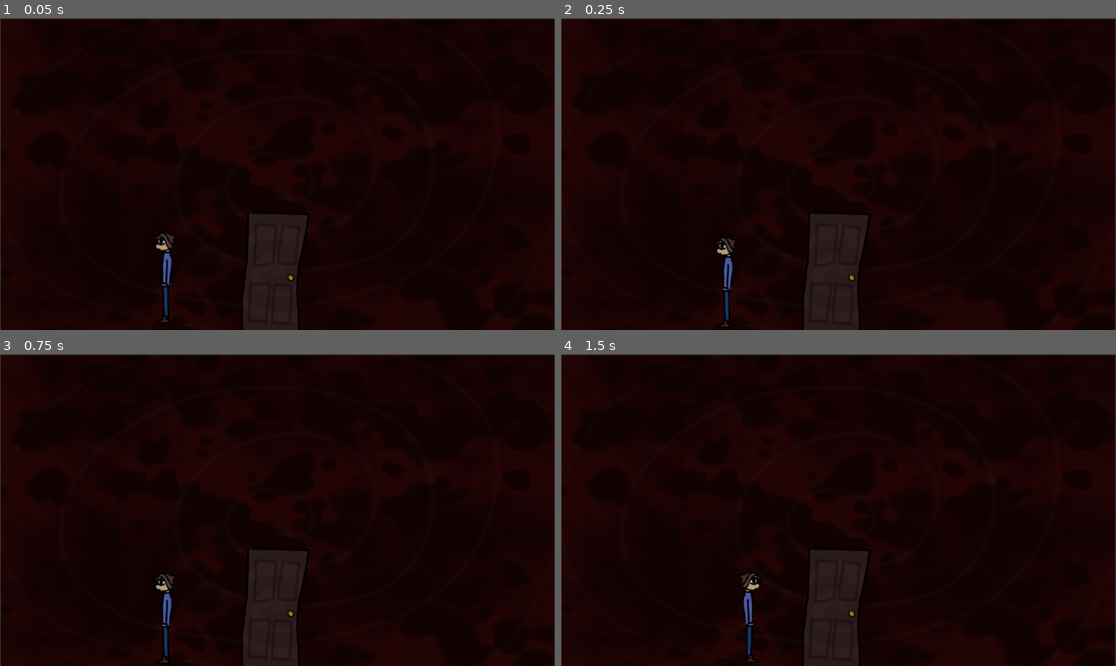
Above: before the commit, frames 1-4 (two rows, left to right).
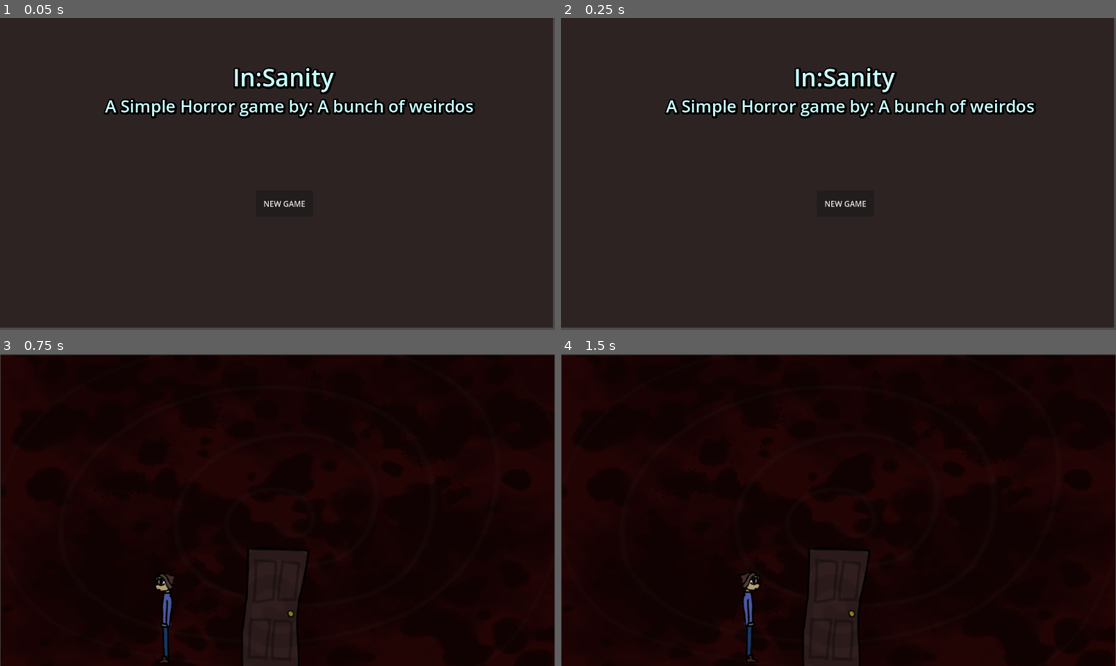
Above: after the commit, the same moments.

Repository: Pyshrub/horror
Game: Godot game, scene res://levels/Start.tscn
Two runs of this game, one before a commit and one after it. Both use one fixed random seed, a clock stepped at 60 frames per second and the inputs below. Before the commit the project starts from res://levels/level_1.tscn.
Inputs (mouse positions are in pixels of both pictures, inside the frame that each line leads up to):
- Up to frame 1 (0.05 s): no input
- Up to frame 2 (0.25 s): no input
- Up to frame 3 (0.75 s): click (283, 538) at 0.5 s, where only the run after the commit has a clickable "NEW GAME"
- Up to frame 4 (1.5 s): tap Enter at 1.25 s; hold D (right) from 1.28 s (still down); tap E (interact) at 1.35 s

The runs differ from the first frame. In frame 1, 94% of the frame differs, in the area x 0-100%, y 0-100%; in frame 2, 94%; in frame 3, nothing differs; in frame 4, nothing differs.

Commit message:
start screen
added start screen

Diff:
--- /dev/null
+++ b/Control.gd
@@ -0,0 +1,15 @@
+extends Control
+
+
+# Called when the node enters the scene tree for the first time.
+func _ready():
+	pass # Replace with function body.
+
+
+# Called every frame. 'delta' is the elapsed time since the previous frame.
+func _process(delta):
+	pass
+
+
+func _on_button_pressed():
+		get_tree().change_scene_to_file("res://levels/level_1.tscn")
--- /dev/null
+++ b/levels/Start.tscn
@@ -0,0 +1,63 @@
+[gd_scene load_steps=4 format=3 uid="uid://yq4us1g2layu"]
+
+[ext_resource type="Script" path="res://Control.gd" id="1_jxblu"]
+
+[sub_resource type="LabelSettings" id="LabelSettings_yqwj4"]
+font_size = 50
+shadow_size = 15
+shadow_color = Color(0, 0, 0, 1)
+
+[sub_resource type="LabelSettings" id="LabelSettings_lhlgm"]
+font_size = 35
+shadow_size = 15
+shadow_color = Color(0, 0, 0, 1)
+
+[node name="Control" type="Control"]
+layout_mode = 3
+anchors_preset = 15
+anchor_right = 1.0
+anchor_bottom = 1.0
+grow_horizontal = 2
+grow_vertical = 2
+script = ExtResource("1_jxblu")
+
+[node name="ColorRect" type="ColorRect" parent="."]
+layout_mode = 0
+offset_right = 1148.0
+offset_bottom = 643.0
+color = Color(0.180392, 0.137255, 0.137255, 1)
+
+[node name="Label" type="Label" parent="."]
+modulate = Color(0.780392, 1, 1, 1)
+layout_mode = 0
+offset_left = 365.0
+offset_top = 59.0
+offset_right = 810.0
+offset_bottom = 186.0
+text = "In:Sanity"
+label_settings = SubResource("LabelSettings_yqwj4")
+horizontal_alignment = 1
+vertical_alignment = 1
+
+[node name="Label2" type="Label" parent="."]
+modulate = Color(0.780392, 1, 1, 1)
+offset_left = 218.0
+offset_top = 144.0
+offset_right = 979.0
+offset_bottom = 221.0
+text = "A Simple Horror game by: A bunch of weirdos
+"
+label_settings = SubResource("LabelSettings_lhlgm")
+horizontal_alignment = 1
+vertical_alignment = 1
+
+[node name="Button" type="Button" parent="."]
+layout_mode = 0
+offset_left = 531.0
+offset_top = 358.0
+offset_right = 650.0
+offset_bottom = 413.0
+text = "NEW GAME"
+icon_alignment = 1
+
+[connection signal="pressed" from="Button" to="." method="_on_button_pressed"]
--- a/levels/level_1.gd
+++ b/levels/level_1.gd
@@ -27,6 +27,8 @@
 	if Input.is_action_just_pressed("interact") and door == true:
 		if Global.found_flash == true and sane == false:
 			print("you open the door and leave")
+		elif sane == true:
+			print("what are you looking for?")
 		else:
 			print("you can't seem to see the handle")
 	get_input()
--- a/project.godot
+++ b/project.godot
@@ -11,7 +11,7 @@
 [application]
 
 config/name="Horror"
-run/main_scene="res://levels/level_1.tscn"
+run/main_scene="res://levels/Start.tscn"
 config/features=PackedStringArray("4.1", "Forward Plus")
 config/icon="res://icon.svg"
 
